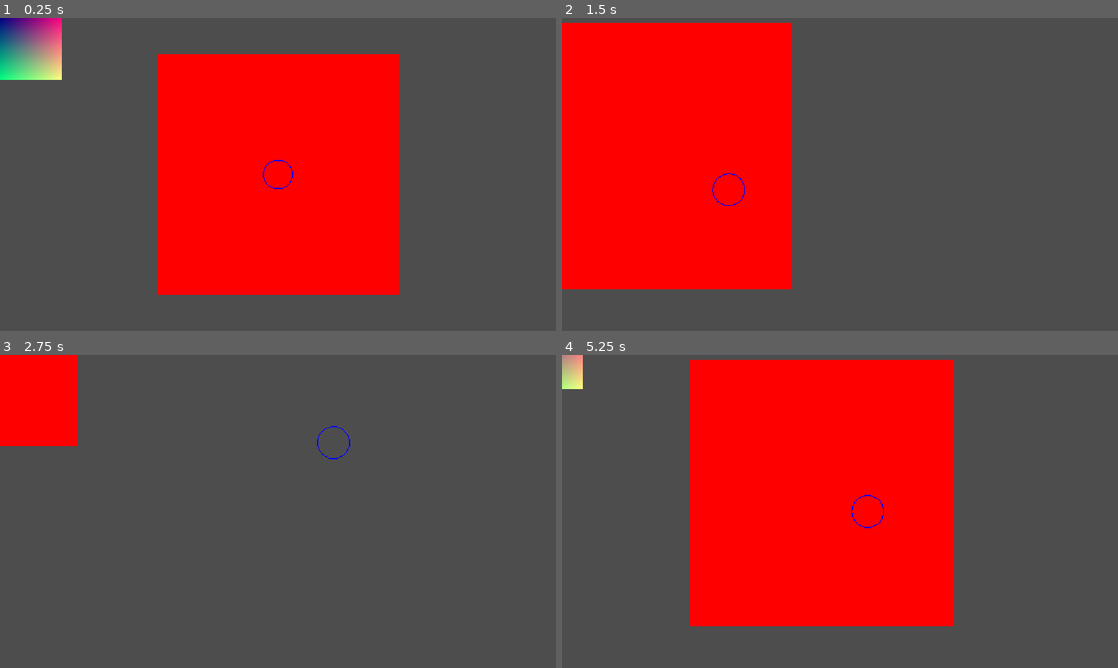
Above: before the commit, frames 1-4 (two rows, left to right).
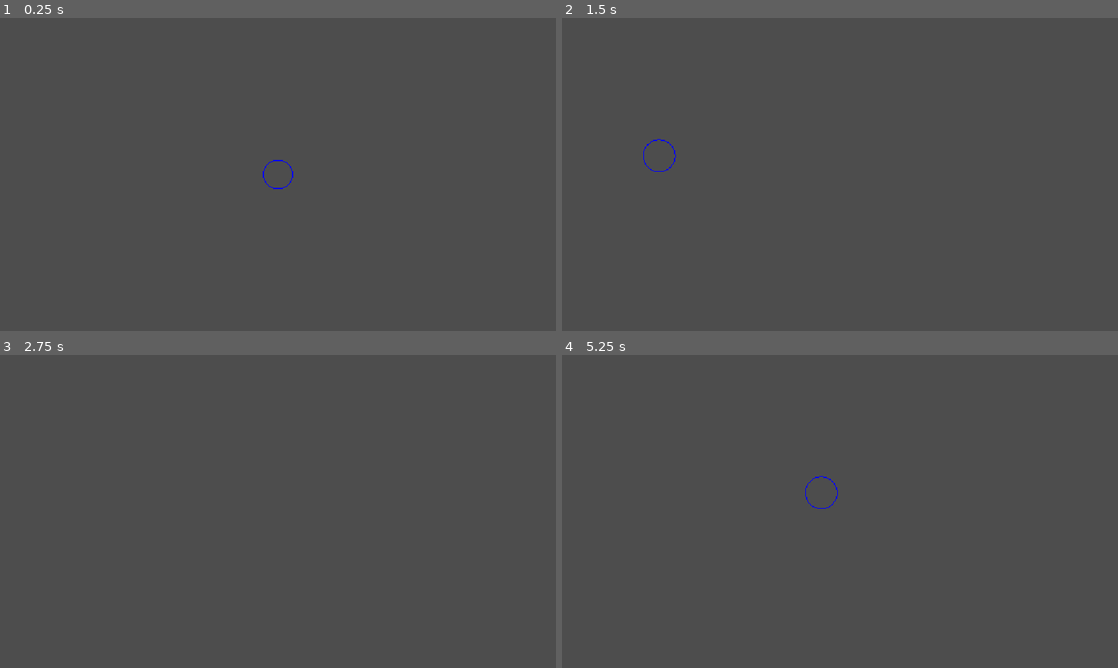
Above: after the commit, the same moments.

Repository: ficova174/AntSimulation
Game: Godot game, scene res://scenes/pheromones.tscn
Two runs of this game, one before a commit and one after it. Both use one fixed random seed, a clock stepped at 60 frames per second and the inputs below. The engine's default icon, where the game draws it, is replaced by a stand-in: a white triangle on a blue panel in a dark square.
Inputs (mouse positions are in pixels of both pictures, inside the frame that each line leads up to):
- Up to frame 1 (0.25 s): no input
- Up to frame 2 (1.5 s): tap Enter at 0.5 s; move the mouse to (962, 158) at 0.52 s; hold D (right) 0.53-1.28 s; hold Mouse wheel down (brush_size_down) 0.53-1.28 s; tap Mouse wheel up (brush_size_up) at 0.8, 1.35 s; move the mouse to (728, 190) at 1.27 s; hold S (down) from 1.28 s (still down)
- Up to frame 3 (2.75 s): right-click (166, 527) at 1.55 s; move the mouse to (333, 442) at 2.02 s; release S (down) at 2.03 s; hold D (right) from 2.03 s (still down); hold Right mouse button (decrease) from 2.03 s (still down); click (333, 442) at 2.3 s
- Up to frame 4 (5.25 s): move the mouse to (812, 574) at 2.77 s; release D (right) at 2.78 s; release Right mouse button (decrease) at 2.78 s; hold W (up) 2.78-3.53 s; click (812, 574) at 2.85 s; tap Mouse wheel down (brush_size_down) at 3.05 s; move the mouse to (1006, 558) at 3.52 s; hold Mouse wheel down (brush_size_down) 3.53-4.28 s; hold A (left) 3.53-5.03 s; tap Mouse wheel up (brush_size_up) at 3.8, 4.35 s; move the mouse to (673, 464) at 4.27 s; right-click (673, 464) at 4.55 s; move the mouse to (867, 511) at 5.02 s; hold S (down) from 5.03 s (still down); hold Right mouse button (decrease) from 5.03 s (still down)

The runs differ from the first frame. In frame 1, 36% of the frame differs, in the area x 0-72%, y 0-89%; in frame 2, 35%; in frame 3, 4.1%; in frame 4, 41%, in the area x 0-71%, y 0-87%.
Error after the commit: Cannot call method 'shader_create_from_spirv' on a null value. (res://scripts/pheromones.gd:33)

Commit message:
i'm using a compute shader now, the shader is nearly empty but the godot part seems to be working

Diff:
--- a/scenes/pheromones.tscn
+++ b/scenes/pheromones.tscn
@@ -2,10 +2,7 @@
 
 [ext_resource type="Script" uid="uid://cdyqdbdjcc13l" path="res://scripts/camera_2d.gd" id="1_hggt5"]
 [ext_resource type="Texture2D" uid="uid://crdmfq3j8gs8m" path="res://assets/1 Tiles/FieldsTileset.png" id="1_t32qd"]
-[ext_resource type="Shader" uid="uid://bw8uedmplujq1" path="res://shaders/pheromones.gdshader" id="3_hggt5"]
-[ext_resource type="Shader" uid="uid://ciggvq664lf21" path="res://shaders/drawing.gdshader" id="3_t32qd"]
-[ext_resource type="Script" uid="uid://tffu581xxbob" path="res://scripts/drawing_canvas.gd" id="5_t32qd"]
-[ext_resource type="Texture2D" uid="uid://b0rffgc66v8ex" path="res://assets/icon.svg" id="6_oddai"]
+[ext_resource type="Script" uid="uid://tffu581xxbob" path="res://scripts/pheromones.gd" id="5_t32qd"]
 
 [sub_resource type="TileSetAtlasSource" id="TileSetAtlasSource_oddai"]
 texture = ExtResource("1_t32qd")
@@ -269,14 +266,6 @@
 [sub_resource type="TileSet" id="TileSet_yidbq"]
 sources/0 = SubResource("TileSetAtlasSource_oddai")
 
-[sub_resource type="ShaderMaterial" id="ShaderMaterial_oddai"]
-shader = ExtResource("3_t32qd")
-
-[sub_resource type="DrawableTexture2D" id="DrawableTexture2D_301ru"]
-
-[sub_resource type="ShaderMaterial" id="ShaderMaterial_hggt5"]
-shader = ExtResource("3_hggt5")
-
 [node name="World" type="Node2D" unique_id=653217629]
 
 [node name="Map" type="TileMapLayer" parent="." unique_id=643492945]
@@ -288,13 +277,6 @@
 position_smoothing_enabled = true
 script = ExtResource("1_hggt5")
 
-[node name="DrawingCanvas" type="Sprite2D" parent="." unique_id=708764766]
-material = SubResource("ShaderMaterial_oddai")
-position = Vector2(576, 324)
-texture = SubResource("DrawableTexture2D_301ru")
+[node name="PheromonesMap" type="Sprite2D" parent="." unique_id=117499800]
+centered = false
 script = ExtResource("5_t32qd")
-
-[node name="PheromonesMap" type="Sprite2D" parent="." unique_id=117499800]
-material = SubResource("ShaderMaterial_hggt5")
-texture = ExtResource("6_oddai")
-centered = false
--- a/scripts/camera_2d.gd
+++ b/scripts/camera_2d.gd
@@ -3,7 +3,7 @@
 
 @export var move_speed: float = 500.0
 @export var zoom_speed: float = 0.1
-var MIN_ZOOM: Vector2 = Vector2.ONE * 0.1
+var MIN_ZOOM: Vector2 = Vector2.ONE * 0.2
 
 
 func _input(event: InputEvent) -> void:
--- a/scripts/drawing_canvas.gd
+++ /dev/null
@@ -1,27 +0,0 @@
-extends Sprite2D
-
-
-var radius: float = 30.0
-var radius_delta: float = 1.0
-var circle_color: Color = Color.BLUE
-var filled: bool = false
-
-
-func _ready():
-	texture.setup(500, 500, DrawableTexture2D.DRAWABLE_FORMAT_RGBA8, Color.RED, false)
-
-func _input(event):
-	if event.is_action_pressed("brush_size_up"):
-		radius += radius_delta
-	elif event.is_action_pressed("brush_size_down"):
-		radius -= radius_delta
-
-func _process(_delta: float) -> void:
-	if Input.is_action_pressed("increase"):
-		texture.blit()
-	elif Input.is_action_pressed("decrease"):
-		texture.blit()
-	queue_redraw()
-
-func _draw() -> void:
-	draw_circle(get_local_mouse_position(), radius, circle_color, filled)
--- /dev/null
+++ b/scripts/pheromones.gd
@@ -0,0 +1,105 @@
+extends Sprite2D
+
+
+const HEIGHT: int = 1024
+const WIDTH: int = 1024
+
+var radius: float = 30.0
+var radius_delta: float = 1.0
+var circle_color: Color = Color.BLUE
+var filled: bool = false
+
+var rd: RenderingDevice
+var shader_rid: RID
+var pipeline_rid: RID
+
+var shader_set: int = 0
+
+# Textures for ping pong
+var tex_a: RID
+var tex_b: RID
+
+var uniform_set_a_to_b: RID
+var uniform_set_b_to_a: RID
+
+var display_tex: Texture2DRD
+var step_toggle: bool = false
+
+
+func _ready() -> void:
+	rd = RenderingServer.get_rendering_device()
+
+	var shader_file: Resource = load("res://shaders/pheromones.glsl")
+	shader_rid = rd.shader_create_from_spirv(shader_file.get_spirv())
+	pipeline_rid = rd.compute_pipeline_create(shader_rid)
+
+	var tf: RDTextureFormat = RDTextureFormat.new()
+	# Warning not all R8G8B8A8 types seem to work
+	tf.format = RenderingDevice.DATA_FORMAT_R8G8B8A8_UNORM
+	tf.texture_type = RenderingDevice.TEXTURE_TYPE_2D
+	# Sampling bit -> necessary to display
+	tf.usage_bits = RenderingDevice.TEXTURE_USAGE_SAMPLING_BIT \
+					| RenderingDevice.TEXTURE_USAGE_STORAGE_BIT
+	tf.height = HEIGHT
+	tf.width = WIDTH
+
+	tex_a = rd.texture_create(tf, RDTextureView.new())
+	tex_b = rd.texture_create(tf, RDTextureView.new())
+
+	display_tex = Texture2DRD.new()
+	display_tex.texture_rd_rid = tex_a
+	self.texture = display_tex
+
+	uniform_set_a_to_b = _create_set(tex_a, tex_b)
+	uniform_set_b_to_a = _create_set(tex_b, tex_a)
+
+	pipeline_rid = rd.compute_pipeline_create(shader_rid)
+
+func _create_set(read_tex: RID, write_tex: RID) -> RID:
+	var u_read: RDUniform = RDUniform.new()
+	u_read.uniform_type = RenderingDevice.UNIFORM_TYPE_IMAGE
+	u_read.binding = 0
+	u_read.add_id(read_tex)
+
+	var u_write: RDUniform = RDUniform.new()
+	u_write.uniform_type = RenderingDevice.UNIFORM_TYPE_IMAGE
+	u_write.binding = 1
+	u_write.add_id(write_tex)
+
+	return rd.uniform_set_create([u_read, u_write], shader_rid, shader_set)
+
+func _input(event) -> void:
+	if event.is_action_pressed("brush_size_up"):
+		radius += radius_delta
+	elif event.is_action_pressed("brush_size_down"):
+		radius -= radius_delta
+
+func _process(_delta: float) -> void:
+	#if Input.is_action_pressed("increase"):
+		#texture.blit()
+	#elif Input.is_action_pressed("decrease"):
+		#texture.blit()
+	#queue_redraw()
+
+	var current_set: RID = uniform_set_a_to_b if not step_toggle else uniform_set_b_to_a
+	var current_output: RID = tex_b if not step_toggle else tex_a
+
+	var compute_list: int = rd.compute_list_begin()
+	rd.compute_list_bind_compute_pipeline(compute_list, pipeline_rid)
+	rd.compute_list_bind_uniform_set(compute_list, current_set, shader_set)
+	rd.compute_list_dispatch(compute_list, ceili(WIDTH / 8.0), ceili(HEIGHT / 8.0), 1)
+	rd.compute_list_end()
+
+	display_tex.texture_rd_rid = current_output
+
+func _draw() -> void:
+	draw_circle(get_local_mouse_position(), radius, circle_color, filled)
+
+func _exit_tree() -> void:
+	if rd:
+		rd.free_rid(pipeline_rid)
+		rd.free_rid(uniform_set_a_to_b)
+		rd.free_rid(uniform_set_b_to_a)
+		rd.free_rid(tex_a)
+		rd.free_rid(tex_b)
+		rd.free_rid(shader_rid)
--- a/shaders/drawing.gdshader
+++ /dev/null
@@ -1,14 +0,0 @@
-shader_type texture_blit;
-render_mode blend_add;
-
-uniform sampler2D source_texture0 : hint_blit_source0;
-uniform sampler2D source_texture1 : hint_blit_source1;
-uniform sampler2D source_texture2 : hint_blit_source2;
-uniform sampler2D source_texture3 : hint_blit_source3;
-
-void blit() {
-    COLOR0 = texture(source_texture0, UV) * MODULATE;
-    COLOR1 = texture(source_texture1, UV) * MODULATE;
-    COLOR2 = texture(source_texture2, UV) * MODULATE;
-    COLOR3 = texture(source_texture3, UV) * MODULATE;
-}
--- a/shaders/pheromones.gdshader
+++ /dev/null
@@ -1,5 +0,0 @@
-shader_type canvas_item;
-
-void fragment() {
-	COLOR = vec4(UV, 0.5, 1.0);
-}
Renamed: scripts/drawing_canvas.gd.uid -> scripts/pheromones.gd.uid
Not shown, removed: shaders/drawing.gdshader.uid
Not shown, removed: shaders/pheromones.gdshader.uid
Not shown, added: shaders/pheromones.glsl
Not shown, added: shaders/pheromones.glsl.import
